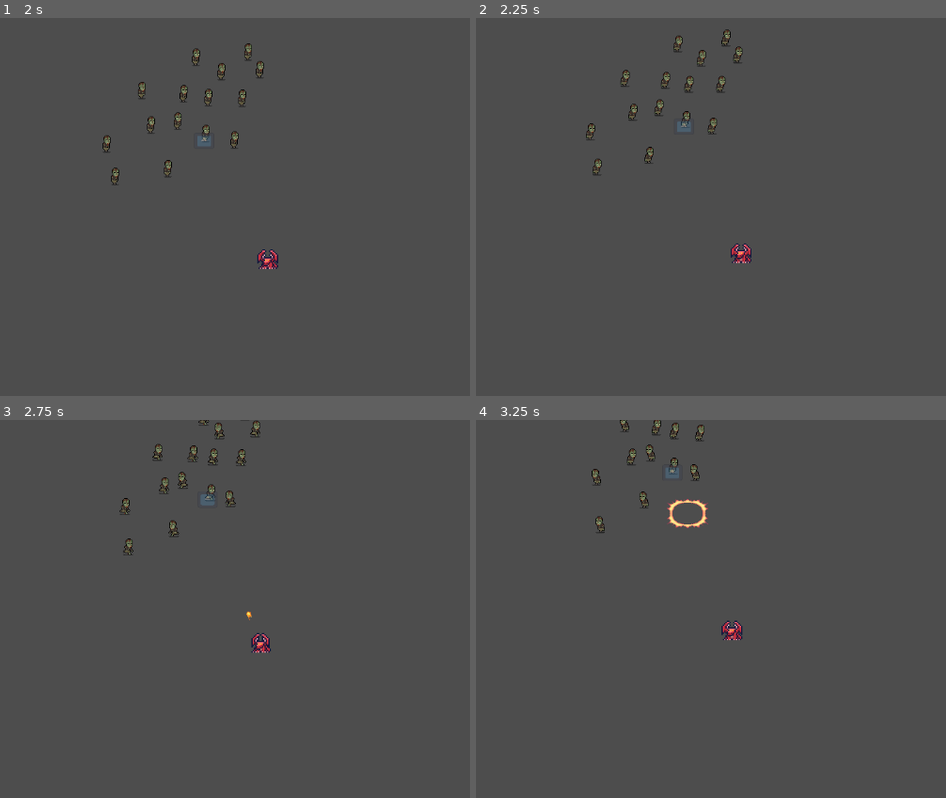
Above: before the commit, frames 1-4 (two rows, left to right).
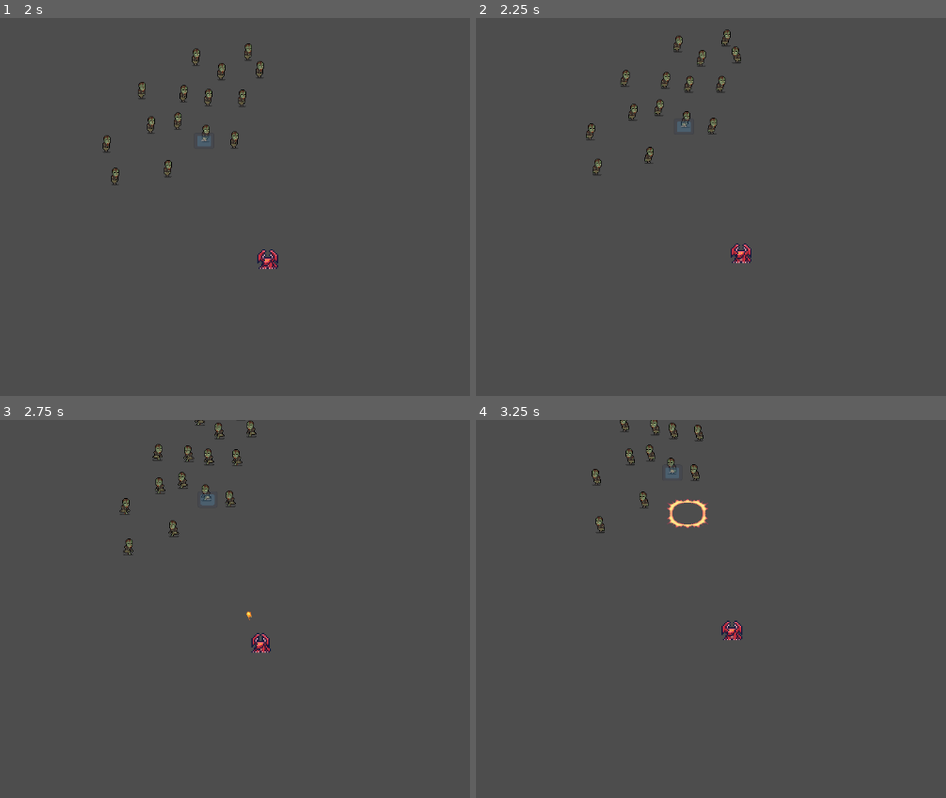
Above: after the commit, the same moments.

Repository: CauaTheKing/dragons_vs_zombies
Game: Godot game, scene res://Scenes/GamePlay/world.tscn
The game is run twice, just before and just after one commit, with the same random seed, the same clock (stepped at 60 frames per second) and the same inputs. The engine's default icon, where the game draws it, is replaced by a stand-in: a white triangle on a blue panel in a dark square.
Inputs:
- Up to frame 1 (2 s): hold W (up) from 0.53 s (still down)
- Up to frame 2 (2.25 s): release W (up) at 2.03 s; hold A (left) from 2.03 s (still down)
- Up to frame 3 (2.75 s): keep holding A (left)
- Up to frame 4 (3.25 s): keep holding A (left)

Frame 1 is identical in both runs. In frame 2, less than 0.1% of the frame differs, in the area x 54-57%, y 7-12%; in frame 3, 0.5%, in the area x 33-56%, y 0-22%; in frame 4, 0.3%.

Commit message:
Zumbi AnimationPlayer fully coded into the game, now zombies are dying correctly

Diff:
--- a/Scenes/GamePlay/Zumbis/zumbi_standard.tscn
+++ b/Scenes/GamePlay/Zumbis/zumbi_standard.tscn
@@ -241,6 +241,8 @@
 }
 
 [sub_resource type="Animation" id="Animation_ic84t"]
+length = 1.05
+step = 0.01
 tracks/0/type = "value"
 tracks/0/imported = false
 tracks/0/enabled = true
@@ -248,10 +250,10 @@
 tracks/0/interp = 1
 tracks/0/loop_wrap = true
 tracks/0/keys = {
-"times": PackedFloat32Array(0, 0.142857, 0.285714, 0.428571, 0.571429, 0.714286, 0.857143),
-"transitions": PackedFloat32Array(1, 1, 1, 1, 1, 1, 1),
-"update": 1,
-"values": [0, 1, 2, 3, 4, 5, 6]
+"times": PackedFloat32Array(0, 0.142857, 0.285714, 0.428571, 0.571429, 0.714286, 0.857143, 1.04),
+"transitions": PackedFloat32Array(1, 1, 1, 1, 1, 1, 1, 1),
+"update": 1,
+"values": [0, 1, 2, 3, 4, 5, 6, 6]
 }
 tracks/1/type = "value"
 tracks/1/imported = false
@@ -264,6 +266,20 @@
 "transitions": PackedFloat32Array(1),
 "update": 1,
 "values": ["death"]
+}
+tracks/2/type = "method"
+tracks/2/imported = false
+tracks/2/enabled = true
+tracks/2/path = NodePath(".")
+tracks/2/interp = 1
+tracks/2/loop_wrap = true
+tracks/2/keys = {
+"times": PackedFloat32Array(1.04),
+"transitions": PackedFloat32Array(1),
+"values": [{
+"args": [],
+"method": &"queue_free"
+}]
 }
 
 [sub_resource type="Animation" id="Animation_71jyu"]
@@ -300,7 +316,7 @@
 "walk": SubResource("Animation_71jyu")
 }
 
-[node name="Zumbi_Standard" type="CharacterBody2D" node_paths=PackedStringArray("sprite_animated")]
+[node name="Zumbi_Standard" type="CharacterBody2D" node_paths=PackedStringArray("anim_player")]
 collision_layer = 8
 collision_mask = 31
 script = ExtResource("1_20fuy")
@@ -308,13 +324,14 @@
 speed = 200
 damage = 2
 attack_distance = 23
-sprite_animated = NodePath("Sprite")
+anim_player = NodePath("AnimationPlayer")
 
 [node name="Sprite" type="AnimatedSprite2D" parent="."]
 texture_filter = 1
 position = Vector2(1, 0)
 sprite_frames = SubResource("SpriteFrames_2anxn")
-animation = &"start"
+animation = &"walk"
+frame = 9
 offset = Vector2(0, -14)
 
 [node name="CollisionShape2D" type="CollisionShape2D" parent="."]
@@ -329,5 +346,3 @@
 "": SubResource("AnimationLibrary_e3av1")
 }
 autoplay = "walk"
-
-[connection signal="animation_finished" from="Sprite" to="." method="_on_sprite_animation_finished"]
--- a/Scenes/GamePlay/world.tscn
+++ b/Scenes/GamePlay/world.tscn
@@ -40,58 +40,50 @@
 speed = 90
 attack_distance = 30
 
-[node name="Zumbi_Standard8" parent="." node_paths=PackedStringArray("sprite_animated") instance=ExtResource("2_64xnk")]
+[node name="Zumbi_Standard8" parent="." instance=ExtResource("2_64xnk")]
 position = Vector2(215, 83)
 speed = 90
 attack_distance = 30
-sprite_animated = NodePath("../Zumbi_Standard7/Sprite")
 
-[node name="Zumbi_Standard9" parent="." node_paths=PackedStringArray("sprite_animated") instance=ExtResource("2_64xnk")]
+[node name="Zumbi_Standard9" parent="." instance=ExtResource("2_64xnk")]
 position = Vector2(286, 106)
 speed = 90
 attack_distance = 30
-sprite_animated = NodePath("../Zumbi_Standard7/Sprite")
 
-[node name="Zumbi_Standard10" parent="." node_paths=PackedStringArray("sprite_animated") instance=ExtResource("2_64xnk")]
+[node name="Zumbi_Standard10" parent="." instance=ExtResource("2_64xnk")]
 position = Vector2(315, 37)
 speed = 90
 attack_distance = 30
-sprite_animated = NodePath("../Zumbi_Standard7/Sprite")
 
-[node name="Zumbi_Standard11" parent="." node_paths=PackedStringArray("sprite_animated") instance=ExtResource("2_64xnk")]
+[node name="Zumbi_Standard11" parent="." instance=ExtResource("2_64xnk")]
 position = Vector2(284, -20)
 speed = 90
 attack_distance = 30
-sprite_animated = NodePath("../Zumbi_Standard7/Sprite")
 
-[node name="Zumbi_Standard12" parent="." node_paths=PackedStringArray("sprite_animated") instance=ExtResource("2_64xnk")]
+[node name="Zumbi_Standard12" parent="." instance=ExtResource("2_64xnk")]
 position = Vector2(182, -25)
 speed = 90
 attack_distance = 30
-sprite_animated = NodePath("../Zumbi_Standard7/Sprite")
 
-[node name="Zumbi_Standard13" parent="." node_paths=PackedStringArray("sprite_animated") instance=ExtResource("2_64xnk")]
+[node name="Zumbi_Standard13" parent="." instance=ExtResource("2_64xnk")]
 position = Vector2(167, 62)
 speed = 90
 attack_distance = 30
-sprite_animated = NodePath("../Zumbi_Standard7/Sprite")
 
-[node name="Zumbi_Standard14" parent="." node_paths=PackedStringArray("sprite_animated") instance=ExtResource("2_64xnk")]
+[node name="Zumbi_Standard14" parent="." instance=ExtResource("2_64xnk")]
 position = Vector2(116, 122)
 speed = 90
 attack_distance = 30
-sprite_animated = NodePath("../Zumbi_Standard7/Sprite")
 
 [node name="Zumbi_Standard15" parent="." instance=ExtResource("2_64xnk")]
 position = Vector2(99, 195)
 speed = 70
 attack_distance = 30
 
-[node name="Zumbi_Standard16" parent="." node_paths=PackedStringArray("sprite_animated") instance=ExtResource("2_64xnk")]
+[node name="Zumbi_Standard16" parent="." instance=ExtResource("2_64xnk")]
 position = Vector2(224, 167)
 speed = 90
 attack_distance = 30
-sprite_animated = NodePath("../Zumbi_Standard7/Sprite")
 
 [node name="Fire_dragon" parent="." instance=ExtResource("3_fxa2c")]
 position = Vector2(500, 300)
--- a/Scripts/GamePlay/ZumbiClass.gd
+++ b/Scripts/GamePlay/ZumbiClass.gd
@@ -5,46 +5,77 @@
 @export var speed: int
 @export var damage: int
 @export var attack_distance: int
-@export var sprite_animated: AnimatedSprite2D
+@onready var _sprite_animated: AnimatedSprite2D = $Sprite
+@export var anim_player: AnimationMixer
+
 
 enum STATES {ATTACKING = 1, MOVE_TO_TARGET, IDLE}
-var list_anim: Array
+#var list_anim: Array
 var current_state: int
 var target
 var target_direction: Vector2
+
+
+func set_sprite_flip(value) -> bool:
+	if not value is bool:
+		if not (value is float or value is int):
+			return false
+		value = bool(value)
+
+	_sprite_animated.flip_h = value
+	return value
 
 
 func _ready():
 	add_to_group('zumbi')
 	target = Global.player
 	change_state(STATES.MOVE_TO_TARGET)
-	list_anim = sprite_animated.sprite_frames.get_animation_names()
+	#list_anim = sprite_animated.sprite_frames.get_animation_names()
 
 func change_state(_state: int) -> void:
 	current_state = _state
 
 func start_anim(_anim: String = '') -> void:
-	if not sprite_animated:return
+	if not anim_player: return
 
 	print(_anim)
 
-	if life <= 0:
-		if sprite_animated.animation != 'death' or not sprite_animated.is_playing():
-			sprite_animated.stop()
-			sprite_animated.play('death')
-			return
+	var anim_lib: AnimationLibrary = null
+	anim_lib = anim_player.get_animation_library("")
 
-	match _anim:
-		'death':
-			if life > 0:
-				sprite_animated.stop()
-			# MODIFICAÇÃO: ADICIONADO IF-STATE PARA CHECHAR SE A VIDA
-			# NÃO ESTÁ ZERADA. SE NÃO ESTIVER, IRÁ PARAR A ANIMAÇÃO
+	if anim_lib == null:
+		return
 
-	sprite_animated.play(_anim)
+	if anim_player is AnimationPlayer:
+		if life <= 0:
+			var do_ret := false
 
-	if sprite_animated.animation == 'walk':
-		sprite_animated.flip_h = global_position.direction_to(Global.player.global_position).x < 0
+			if anim_player.get_current_animation() == 'death':
+				do_ret = true
+			else:
+				anim_player.play('death')
+
+			if anim_lib is AnimationLibrary and anim_lib.has_animation('walk'):
+				anim_lib.remove_animation('walk')
+
+			if do_ret: return
+
+			#if sprite_animated.animation != 'death' or not sprite_animated.is_playing():
+				#sprite_animated.stop()
+				#sprite_animated.play('death')
+				#return
+
+		#match _anim:
+			#'death':
+				#if life > 0:
+					#sprite_animated.stop()
+				# MODIFICAÇÃO: ADICIONADO IF-STATE PARA CHECHAR SE A VIDA
+				# NÃO ESTÁ ZERADA. SE NÃO ESTIVER, IRÁ PARAR A ANIMAÇÃO
+
+		anim_player.play(_anim)
+
+		if anim_lib.has_animation('walk') and anim_player.get_current_animation() == 'walk':
+			set_sprite_flip(global_position.direction_to(Global.player.global_position).x < 0)
 
 func _physics_process(delta):
 
--- a/Scripts/Zumbis/zumbi_1.gd
+++ b/Scripts/Zumbis/zumbi_1.gd
@@ -8,5 +8,7 @@
 
 
 func _on_sprite_animation_finished():
-	if sprite_animated.animation == 'death':
-		queue_free()
+	pass
+
+	#if sprite_animated.animation == 'death':
+		#queue_free()
